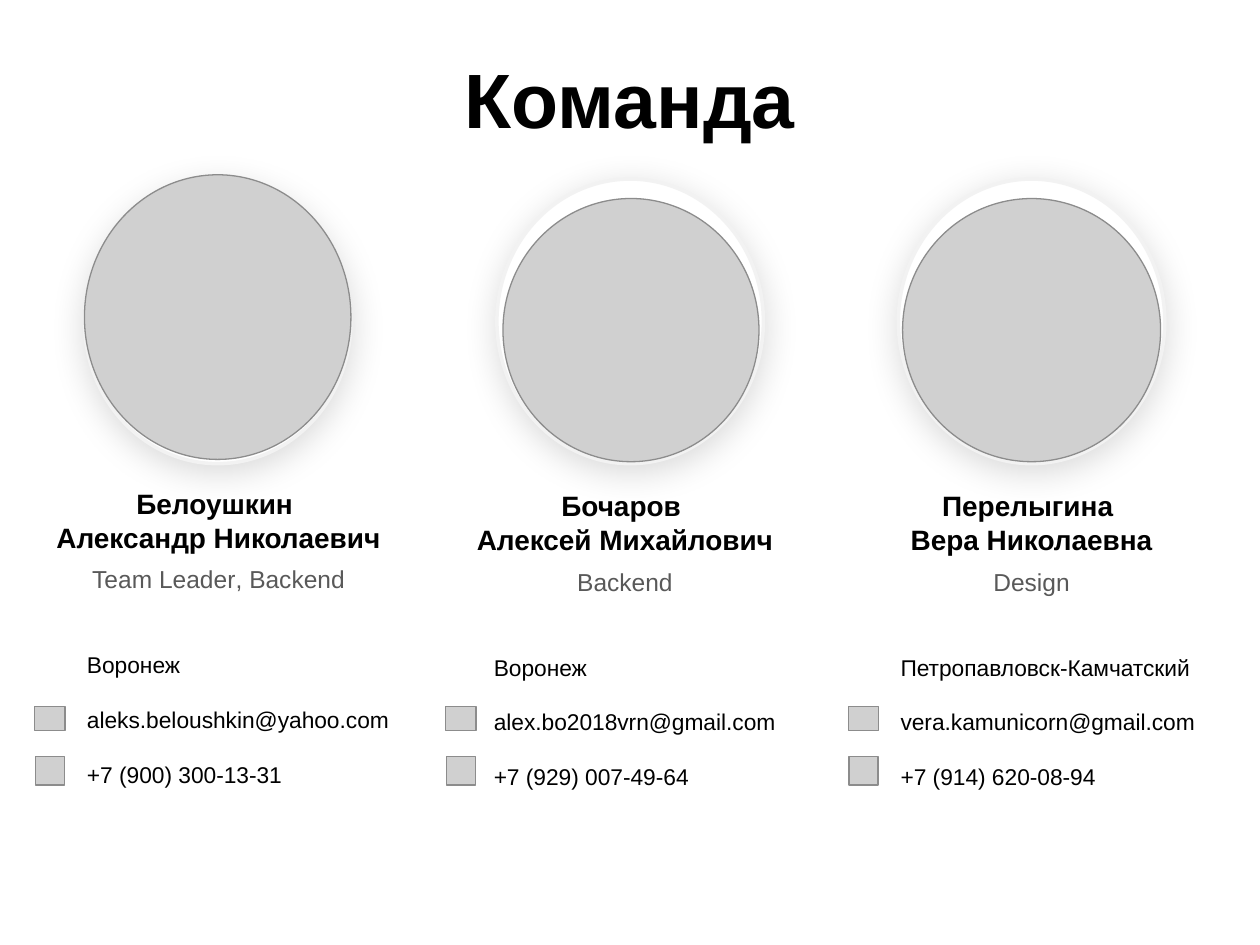
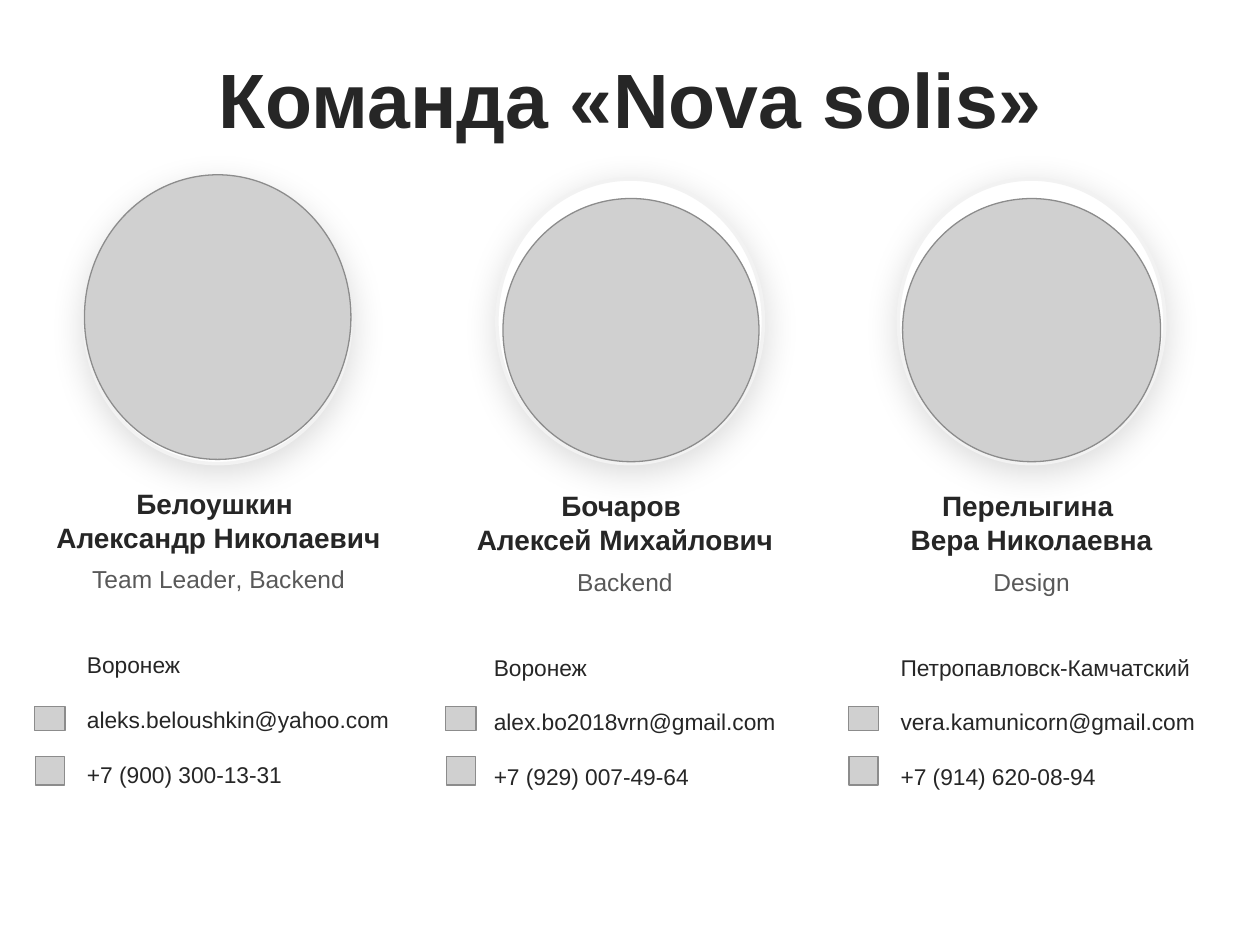
Before and after one commit to novaesolis/address-normalizer, a slide deck: slide 2 of presentation/Nova solis.pptx (slide 6 before the commit). Drawn at 1260x945 pixels with LibreOffice and Linux fonts; fonts in the diff are those of the drawing; grey boxes stand for pictures; background and template pictures are left out. Boxes give left, top, right and bottom in pixels: in the first picture for what was removed or moved away, otherwise in the second. Text is boxed around its words. In the diff, an @@ line names an element or a change of style, - is before the commit and + after.

```diff
--- a/presentation/Nova solis.pptx
+++ b/presentation/Nova solis.pptx
@@ title at box(219, 72, 1042, 143): text changed; text colour #000000 to #262626 @@
-Команда
+Команда «Nova solis»
@@ text at box(56, 494, 381, 553): text colour #000000 to #262626 in "Белоушкин", "Александр Николаевич" @@
@@ text at box(477, 496, 773, 551): text colour #000000 to #262626 in "Бочаров", "Алексей Михайлович" @@
@@ text at box(911, 496, 1153, 555): text colour #000000 to #262626 in "Перелыгина", "Вера Николаевна" @@
@@ text colour #000000 to #262626 in 3 elements at box(494, 660, 776, 790), box(901, 659, 1195, 790), box(87, 657, 389, 787) @@
```
Also in this commit, not shown: 2 other slides changed, 3 slides added, 3 slides removed.
